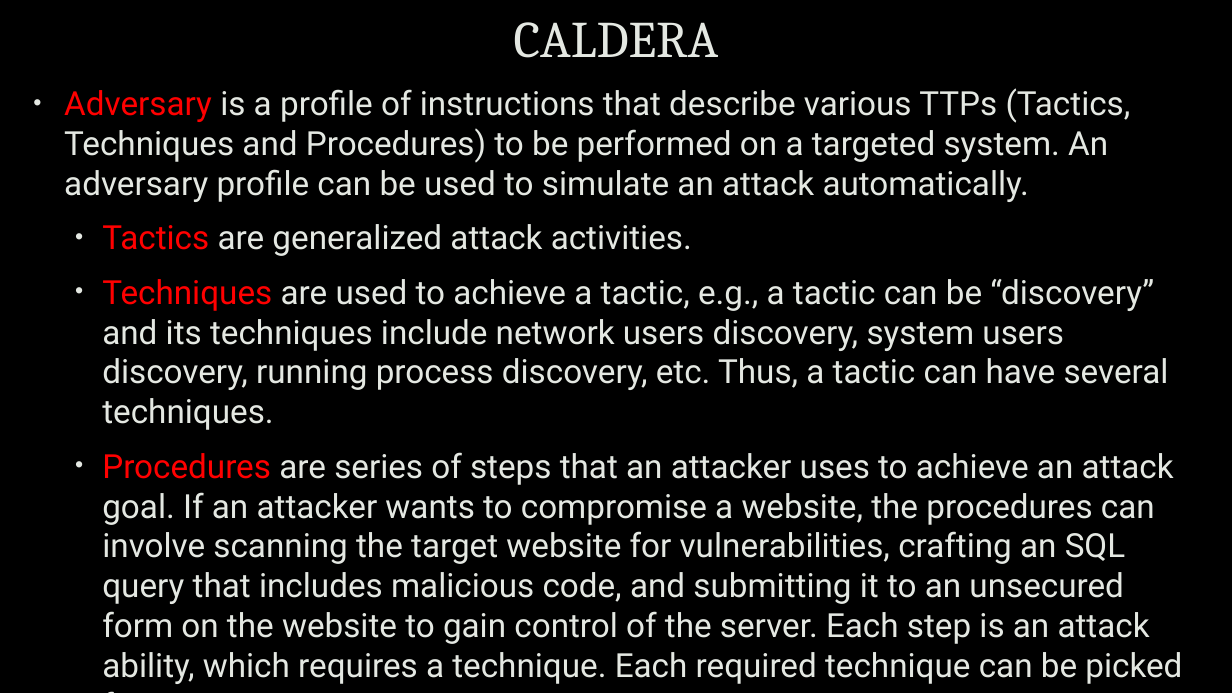
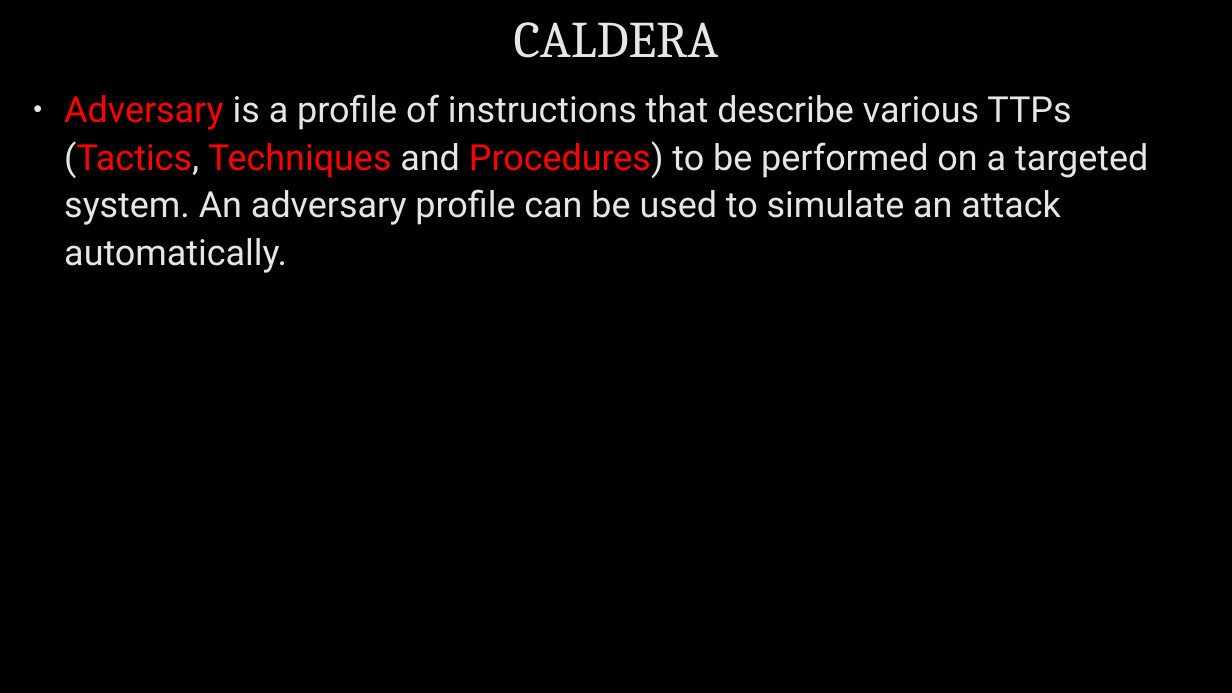
Before and after one commit to uwacyber/cits1003, a slide deck: slide 11 of cits1003-lecture_slides/CITS1003-7 Incidents-exercises.pptx. Drawn at 1232x693 pixels with LibreOffice and Linux fonts; fonts in the diff are those of the drawing; background and template pictures are left out. Boxes give left, top, right and bottom in pixels: in the first picture for what was removed or moved away, otherwise in the second. Text is boxed around its words. In the diff, an @@ line names an element or a change of style, - is before the commit and + after.

```diff
--- a/cits1003-lecture_slides/CITS1003-7 Incidents-exercises.pptx
+++ b/cits1003-lecture_slides/CITS1003-7 Incidents-exercises.pptx
@@ text "Adversary is a profile of ..." at <box>64,94,1148,273</box>: size 25.9 to 28 pt; text colour #E4E8E2 to #FF0000 in "(Tactics, Techniques Procedures)"; line spacing 1 to 1.1 @@
@@ text at <box>102,224,1174,644</box>: paragraphs removed @@
-  • Tactics are generalized attack activities.
-  • Techniques are used to achieve a tactic, e.g., a tactic can be “discovery” and its techniques include network users discovery, system users discovery, running process discovery, etc. Thus, a tactic can have several techniques.
-  • Procedures are series of steps that an attacker uses to achieve an attack goal. If an attacker wants to compromise a website, the procedures can involve scanning the target website for vulnerabilities, crafting an SQL query that includes malicious code, and submitting it to an unsecured form on the website to gain control of the server. Each step is an attack ability, which requires a technique. Each required technique can be picked from a tactic.
```
Also in this commit, not shown: 16 other slides changed, 10 slides added, 12 slides removed.
